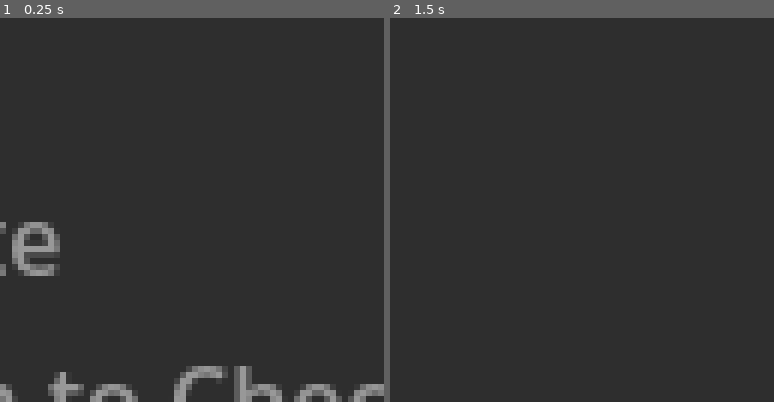
Above: before the commit, frames 1-2 (left to right).
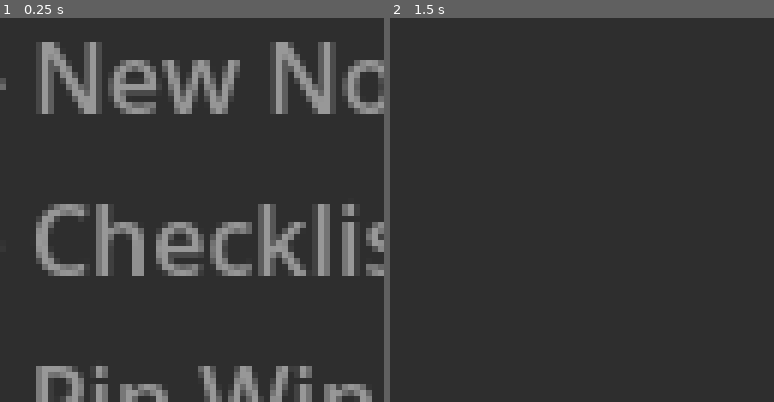
Above: after the commit, the same moments.

Repository: KaizNike/Godot-Notes
Game: Godot game, scene res://app.tscn
Two runs of this game, one before a commit and one after it. Both use one fixed random seed, a clock stepped at 60 frames per second and the inputs below.
Inputs (mouse positions are in pixels of both pictures, inside the frame that each line leads up to):
- Up to frame 1 (0.25 s): no input
- Up to frame 2 (1.5 s): click (582, 302) at 0.52 s; type "Alex" at 0.6 s; tap Enter at 1.25 s; hold Right (ui_right) from 1.28 s (still down); hold Space (space) from 1.28 s (still down)

The runs differ from the first frame. In frame 1, 21% of the frame differs, in the area x 0-100%, y 6-100%; in frame 2, nothing differs.
Error before the commit: Invalid access of index '0' on a base object of type: 'Array[Dictionary]'. (res://window.gd:119)
Error after the commit: Invalid access of index '0' on a base object of type: 'Array[Dictionary]'. (res://window.gd:135)

Commit message:
Godot 4.3 Switch
Speech Refinement
Retune of Loading to Use Early Returns
Hotkeys

Diff:
--- a/Godot Notes/Globals.gd
+++ b/Godot Notes/Globals.gd
@@ -2,4 +2,6 @@
 
 signal add_note
 
-var speech = true
+var speech = false
+var queue_speech = false
+var is_speech_option_loaded = false
--- a/Godot Notes/app.gd
+++ b/Godot Notes/app.gd
@@ -14,7 +14,12 @@
 	root_window = $Window
 	Globals.add_note.connect(add_note)
 	#get_tree().set_auto_accept_quit(false)
-	load_notes()
+	DisplayServer.tts_pause()
+	var check = load_notes()
+	if check and Globals.is_speech_option_loaded and Globals.queue_speech:
+		Globals.speech = true
+	if not Globals.is_speech_option_loaded:
+		Globals.speech = true
 	if Globals.speech:
 		var voices = DisplayServer.tts_get_voices()
 		DisplayServer.tts_stop()
@@ -142,72 +147,74 @@
 	pass
 
 
-func load_notes():
+func load_notes() -> bool:
 	var compatibility = ""
 	var saveLoad = ResourceLoader.load("user://notes.tres")
 	#var root_window = $Window
 	if not saveLoad:
 		print("Load error!")
-	else:
-		var versionCheck = saveLoad.version_iteration
-		#VERSION CHECK
-		if not versionCheck:
-			compatibility = "V1"
-		if versionCheck >= 4:
-			Globals.speech = saveLoad.speech
-		var notes = saveLoad.save_notes.duplicate(true)
-		if not notes:
-			print("No notes!")
-		else:
+		return false
+	var versionCheck = saveLoad.version_iteration
+	#VERSION CHECK
+	if not versionCheck:
+		compatibility = "V1"
+	if versionCheck >= 4:
+		Globals.queue_speech = saveLoad.speech
+		Globals.is_speech_option_loaded = true
+	var notes = saveLoad.save_notes.duplicate(true)
+	if not notes:
+		print("No notes!")
+		return false
 #Iterate over notes, check first if child then move to screen
-			for noteI in notes:
-				if noteI.child == false:
-					root_window.queue_free()
-					noteNum = 1
-					var new_note = note.instantiate()
-					#new_note.child = true
-					#new_note.transient = true
-					new_note.title = "Godot Notes! Main Note" + ": " + noteI.title
-					new_note.window_name = "Godot Notes! Main Note"
-					new_note.get_node("VBoxContainer/HBoxContainer/TitleEditor").text = noteI.title
-					new_note.get_node("VBoxContainer/HBoxContainer/TitleEditor").placeholder_text = "First Note"
-					new_note.get_node("VBoxContainer/ScrollContainer/VBoxContainer2/TextEdit").text = noteI.text
-					new_note.get_node("VBoxContainer/HBoxContainer/FocusButton").button_pressed = noteI.focused
-					if not compatibility == "V1":
-						for item in noteI.checkboxes:
-							new_note.add_check_note(item)
-					if not compatibility == "V1" and versionCheck >= 3:
-						new_note.size = noteI.size
-					new_note.initial_position = Window.WINDOW_INITIAL_POSITION_ABSOLUTE
-					new_note.position = noteI.pos
-					add_child(new_note)
-					root_window = new_note
-					noteNum += 1
-			for noteI in notes:
-				if noteI.child == true:
-						#root_window.queue_free()
-						#noteNum = 1
-						var new_note = note.instantiate()
-						#new_note.child = true
-						#new_note.transient = true
-						new_note.title = "Godot Notes! Note #" + str(noteNum) + ": " + noteI.title
-						new_note.window_name = "Godot Notes! Note #" + str(noteNum)
-						new_note.get_node("VBoxContainer/HBoxContainer/TitleEditor").text = noteI.title
-						new_note.get_node("VBoxContainer/HBoxContainer/TitleEditor").placeholder_text = "Note #" + str(noteNum)
-						new_note.get_node("VBoxContainer/ScrollContainer/VBoxContainer2/TextEdit").text = noteI.text
-						new_note.get_node("VBoxContainer/HBoxContainer/FocusButton").button_pressed = noteI.focused
-						if not compatibility == "V1":
-							for item in noteI.checkboxes:
-								new_note.add_check_note(item)
-						if not compatibility == "V1" and versionCheck >= 3:
-							new_note.size = noteI.size
-						new_note.child = noteI.child
-						new_note.initial_position = Window.WINDOW_INITIAL_POSITION_ABSOLUTE
-						new_note.position = noteI.pos
-						root_window.add_child(new_note)
-						noteNum += 1
-			pass
+	for noteI in notes:
+		if noteI.child == false:
+			root_window.queue_free()
+			noteNum = 1
+			var new_note = note.instantiate()
+			#new_note.child = true
+			#new_note.transient = true
+			new_note.title = "Godot Notes! Main Note" + ": " + noteI.title
+			new_note.window_name = "Godot Notes! Main Note"
+			new_note.get_node("VBoxContainer/HBoxContainer/TitleEditor").text = noteI.title
+			new_note.get_node("VBoxContainer/HBoxContainer/TitleEditor").placeholder_text = "First Note"
+			new_note.get_node("VBoxContainer/ScrollContainer/VBoxContainer2/TextEdit").text = noteI.text
+			new_note.get_node("VBoxContainer/HBoxContainer/FocusButton").button_pressed = noteI.focused
+			if not compatibility == "V1":
+				for item in noteI.checkboxes:
+					new_note.add_check_note(item)
+			if not compatibility == "V1" and versionCheck >= 3:
+				new_note.size = noteI.size
+			new_note.initial_position = Window.WINDOW_INITIAL_POSITION_ABSOLUTE
+			new_note.position = noteI.pos
+			add_child(new_note)
+			root_window = new_note
+			noteNum += 1
+	for noteI in notes:
+		if noteI.child == true:
+			#root_window.queue_free()
+			#noteNum = 1
+			var new_note = note.instantiate()
+			#new_note.child = true
+			#new_note.transient = true
+			new_note.title = "Godot Notes! Note #" + str(noteNum) + ": " + noteI.title
+			new_note.window_name = "Godot Notes! Note #" + str(noteNum)
+			new_note.get_node("VBoxContainer/HBoxContainer/TitleEditor").text = noteI.title
+			new_note.get_node("VBoxContainer/HBoxContainer/TitleEditor").placeholder_text = "Note #" + str(noteNum)
+			new_note.get_node("VBoxContainer/ScrollContainer/VBoxContainer2/TextEdit").text = noteI.text
+			new_note.get_node("VBoxContainer/HBoxContainer/FocusButton").button_pressed = noteI.focused
+			if not compatibility == "V1":
+				for item in noteI.checkboxes:
+					new_note.add_check_note(item)
+			if not compatibility == "V1" and versionCheck >= 3:
+				new_note.size = noteI.size
+			new_note.child = noteI.child
+			new_note.initial_position = Window.WINDOW_INITIAL_POSITION_ABSOLUTE
+			new_note.position = noteI.pos
+			root_window.add_child(new_note)
+			noteNum += 1
+	pass
 	print(noteNum-1, " Notes loaded:")
+	return true
 	pass
 
 
--- a/Godot Notes/app.tscn
+++ b/Godot Notes/app.tscn
@@ -9,6 +9,14 @@
 
 [node name="Window" parent="." instance=ExtResource("2_iofw7")]
 title = "Godot Notes! Main Note"
+
+[node name="TextEdit" parent="Window/VBoxContainer/ScrollContainer/VBoxContainer2" index="0"]
+placeholder_text = "Type here! Ctrl S saves.
+Naviagate with Ctrl Tab
+Ctrl Shift + - New Note
+Ctrl Shift * - Checklist item
+Ctrl Shift ^ - Pin Window
+F2 - Toggle Speech"
 
 [node name="QuitPopup" type="Popup" parent="."]
 initial_position = 4
--- a/Godot Notes/project.godot
+++ b/Godot Notes/project.godot
@@ -12,7 +12,7 @@
 
 config/name="Godot Notes"
 run/main_scene="res://app.tscn"
-config/features=PackedStringArray("4.2", "GL Compatibility")
+config/features=PackedStringArray("4.3", "GL Compatibility")
 config/icon="res://godotnotesicon.png"
 
 [audio]
@@ -35,47 +35,63 @@
 
 ui_focus_next={
 "deadzone": 0.5,
-"events": [Object(InputEventKey,"resource_local_to_scene":fa …(174 unchanged characters)… l_keycode":0,"key_label":0,"unicode":0,"echo":false,"script":null)
+"events": [Object(InputEventKey,"resource_local_to_scene":fa …(174 unchanged characters)… l_keycode":0,"key_label":0,"unicode":0,"location":0,"echo":false,"script":null)
 ]
 }
 ui_focus_prev={
 "deadzone": 0.5,
-"events": [Object(InputEventKey,"resource_local_to_scene":fa …(173 unchanged characters)… l_keycode":0,"key_label":0,"unicode":0,"echo":false,"script":null)
+"events": [Object(InputEventKey,"resource_local_to_scene":fa …(173 unchanged characters)… l_keycode":0,"key_label":0,"unicode":0,"location":0,"echo":false,"script":null)
 ]
 }
 save={
 "deadzone": 0.5,
-"events": [Object(InputEventKey,"resource_local_to_scene":fa …(169 unchanged characters)… _keycode":83,"key_label":0,"unicode":0,"echo":false,"script":null)
+"events": [Object(InputEventKey,"resource_local_to_scene":fa …(169 unchanged characters)… _keycode":83,"key_label":0,"unicode":0,"location":0,"echo":false,"script":null)
 ]
 }
 quit={
 "deadzone": 0.5,
-"events": [Object(InputEventKey,"resource_local_to_scene":fa …(175 unchanged characters)… ode":4194305,"key_label":0,"unicode":0,"echo":false,"script":null)
+"events": [Object(InputEventKey,"resource_local_to_scene":fa …(175 unchanged characters)… ode":4194305,"key_label":0,"unicode":0,"location":0,"echo":false,"script":null)
 ]
 }
 help={
 "deadzone": 0.5,
-"events": [Object(InputEventKey,"resource_local_to_scene":fa …(175 unchanged characters)… ode":4194332,"key_label":0,"unicode":0,"echo":false,"script":null)
+"events": [Object(InputEventKey,"resource_local_to_scene":fa …(175 unchanged characters)… ode":4194332,"key_label":0,"unicode":0,"location":0,"echo":false,"script":null)
 ]
 }
 shift_forward={
 "deadzone": 0.5,
-"events": [Object(InputEventKey,"resource_local_to_scene":fa …(174 unchanged characters)… ode":4194306,"key_label":0,"unicode":0,"echo":false,"script":null)
+"events": [Object(InputEventKey,"resource_local_to_scene":fa …(174 unchanged characters)… ode":4194306,"key_label":0,"unicode":0,"location":0,"echo":false,"script":null)
 ]
 }
 shift_back={
 "deadzone": 0.5,
-"events": [Object(InputEventKey,"resource_local_to_scene":fa …(173 unchanged characters)… ode":4194306,"key_label":0,"unicode":0,"echo":false,"script":null)
+"events": [Object(InputEventKey,"resource_local_to_scene":fa …(173 unchanged characters)… ode":4194306,"key_label":0,"unicode":0,"location":0,"echo":false,"script":null)
 ]
 }
 space={
 "deadzone": 0.5,
-"events": [Object(InputEventKey,"resource_local_to_scene":fa …(171 unchanged characters)… keycode":32,"key_label":0,"unicode":32,"echo":false,"script":null)
+"events": [Object(InputEventKey,"resource_local_to_scene":fa …(171 unchanged characters)… keycode":32,"key_label":0,"unicode":32,"location":0,"echo":false,"script":null)
 ]
 }
 toggle_speech={
 "deadzone": 0.5,
-"events": [Object(InputEventKey,"resource_local_to_scene":fa …(175 unchanged characters)… ode":4194333,"key_label":0,"unicode":0,"echo":false,"script":null)
+"events": [Object(InputEventKey,"resource_local_to_scene":fa …(175 unchanged characters)… ode":4194333,"key_label":0,"unicode":0,"location":0,"echo":false,"script":null)
+]
+}
+new_note={
+"deadzone": 0.5,
+"events": [Object(InputEventKey,"resource_local_to_scene":false,"resource_name":"","device":-1,"window_id":0,"alt_pressed":false,"shift_pressed":false,"ctrl_pressed":true,"meta_pressed":false,"pressed":false,"keycode":0,"physical_keycode":61,"key_label":0,"unicode":0,"location":0,"echo":false,"script":null)
+, Object(InputEventKey,"resource_local_to_scene":false,"resource_name":"","device":-1,"window_id":0,"alt_pressed":false,"shift_pressed":false,"ctrl_pressed":true,"meta_pressed":false,"pressed":false,"keycode":0,"physical_keycode":4194437,"key_label":0,"unicode":0,"location":0,"echo":false,"script":null)
+]
+}
+new_checkbox={
+"deadzone": 0.5,
+"events": [Object(InputEventKey,"resource_local_to_scene":false,"resource_name":"","device":-1,"window_id":0,"alt_pressed":false,"shift_pressed":true,"ctrl_pressed":true,"meta_pressed":false,"pressed":false,"keycode":0,"physical_keycode":56,"key_label":0,"unicode":0,"location":0,"echo":false,"script":null)
+]
+}
+pin={
+"deadzone": 0.5,
+"events": [Object(InputEventKey,"resource_local_to_scene":false,"resource_name":"","device":-1,"window_id":0,"alt_pressed":false,"shift_pressed":true,"ctrl_pressed":true,"meta_pressed":false,"pressed":false,"keycode":0,"physical_keycode":54,"key_label":0,"unicode":0,"location":0,"echo":false,"script":null)
 ]
 }
 
--- a/Godot Notes/window.gd
+++ b/Godot Notes/window.gd
@@ -85,6 +85,12 @@
 		else:
 			var voices = DisplayServer.tts_get_voices()
 			DisplayServer.tts_speak("Speech on!", voices[0].id,100)
+	if event.is_action_pressed("new_note"):
+		_on_add_button_pressed()
+	if event.is_action_pressed("new_checkbox"):
+		add_check_note("")
+	if event.is_action_pressed("pin"):
+		$VBoxContainer/HBoxContainer/FocusButton.button_pressed = !$VBoxContainer/HBoxContainer/FocusButton.button_pressed
 
 
 
@@ -121,16 +127,16 @@
 
 
 func _on_focus_entered():
-	return
-	#var text = $VBoxContainer/HBoxContainer/TitleEditor.text
-	#if not text:
-		#text = "Empty titled note " + $VBoxContainer/HBoxContainer/TitleEditor.placeholder_text
-	#var voices = DisplayServer.tts_get_voices()
+	#return
+	var text = $VBoxContainer/HBoxContainer/TitleEditor.text
+	if not text:
+		text = "Empty titled note " + $VBoxContainer/HBoxContainer/TitleEditor.placeholder_text
+	var voices = DisplayServer.tts_get_voices()
+	DisplayServer.tts_speak(text,voices[0].id,100)
+	$VBoxContainer/HBoxContainer/TitleEditor.grab_focus()
+	text = "Title bar focused."
 	#DisplayServer.tts_speak(text,voices[0].id,100)
-	#$VBoxContainer/HBoxContainer/TitleEditor.grab_focus()
-	#text = "Title bar focused."
-	##DisplayServer.tts_speak(text,voices[0].id,100)
-	#pass # Replace with function body.
+	pass # Replace with function body.
 
 
 func _on_title_editor_text_changed(new_text):
--- a/Godot Notes/window.tscn
+++ b/Godot Notes/window.tscn
@@ -64,12 +64,11 @@
 size_flags_vertical = 3
 size_flags_stretch_ratio = 3.0
 tooltip_text = "Note Body - Write Here!"
-placeholder_text = "Text goest here!
-CTRL+S to Save to Docs.
-
+placeholder_text = "Type here! Ctrl + S saves.
+Ctrl + Tab/Ctrl + Shift Tab to Navigate
 + - New Note
 * - Add Item to Checklist
-^ - Pin Window above all else
+^ - Pin Window to top
 F2 - Toggle Speech"
 wrap_mode = 1
 draw_tabs = true
